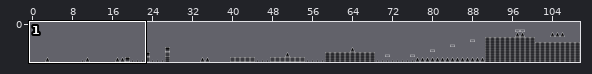
An edit to a level. Tiled map (JSON), public/tiles/shit.tmj. Above: a wide view before the commit, with the close-up outlined.
Close-up. Before:
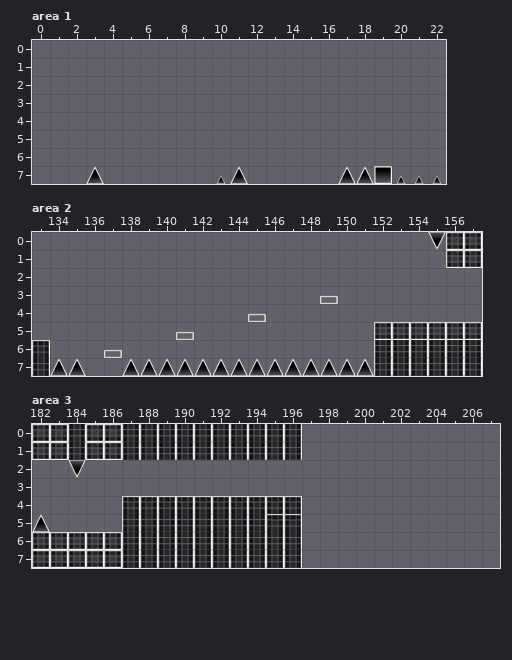
Cells are 128x128 px. Shown: area 1 x 0..22, y 0..7; area 2 x 133..157, y 0..7; area 3 x 182..207, y 0..7. The commit also changed other parts of the map, which this record leaves out.
After:
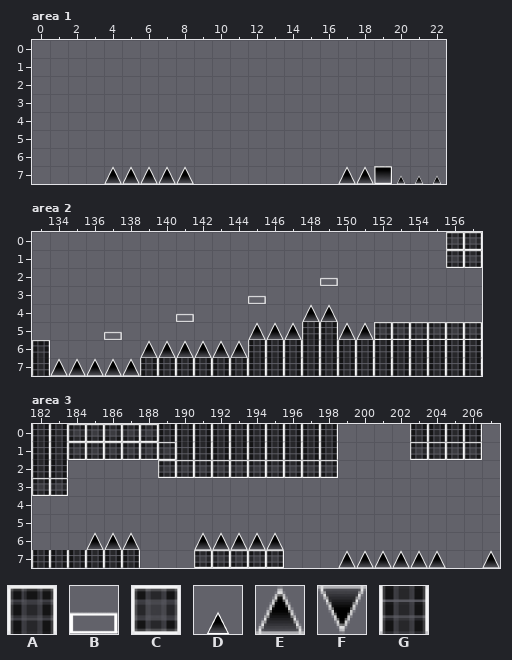
Key: from "chode": A 0; from "cook": B 0; from "dime": C 0; from "lon4": D 0; from "lonbu": E 0, F 0 flipped up-down; from "meode": G 0.
_ is an empty cell.
Tiles replaced or removed in this view: A, B, C, D, E, F, G.
See-through tiles are keyed as they look on the map.
Change:
Changed rows in their new state; . is an unchanged cell.
Layer "Tile Layer 1", area 1:
first column x 3:
7 _EEEEE.__
Layer "Tile Layer 1", area 2:
first column x 136:
0 ..................._
2 .............B......
3 .........B..._......
4 .....B..._..EE......
5 .B..._...EEEGGEE....
6 ._.EEEEEEGGGGGGG....
7 EE.GGGGGGGGGGGGG....
Layer "Tile Layer 1", area 3:
first column x 182:
0 GGC..CC........GG....GGGG.
1 GGC..CCC.......GG....CCCC.
2 GG_....CCCCCCCCCC.........
3 CC........................
4 .....__________...........
5 _....__________...........
6 ___EEE___EEEEE_...........
7 GGGGG.___CCCCC_..EEEEEE..E
